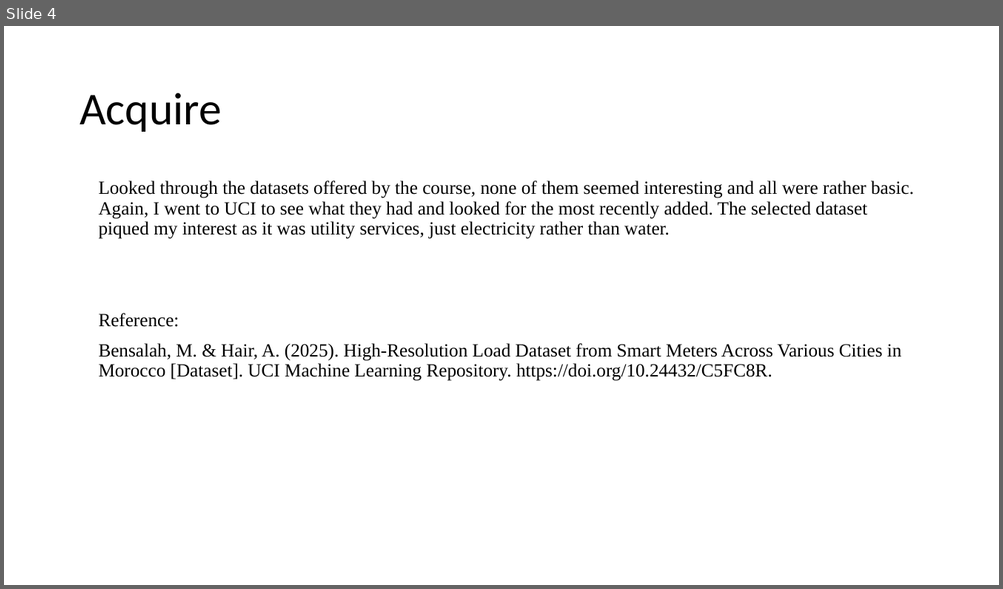
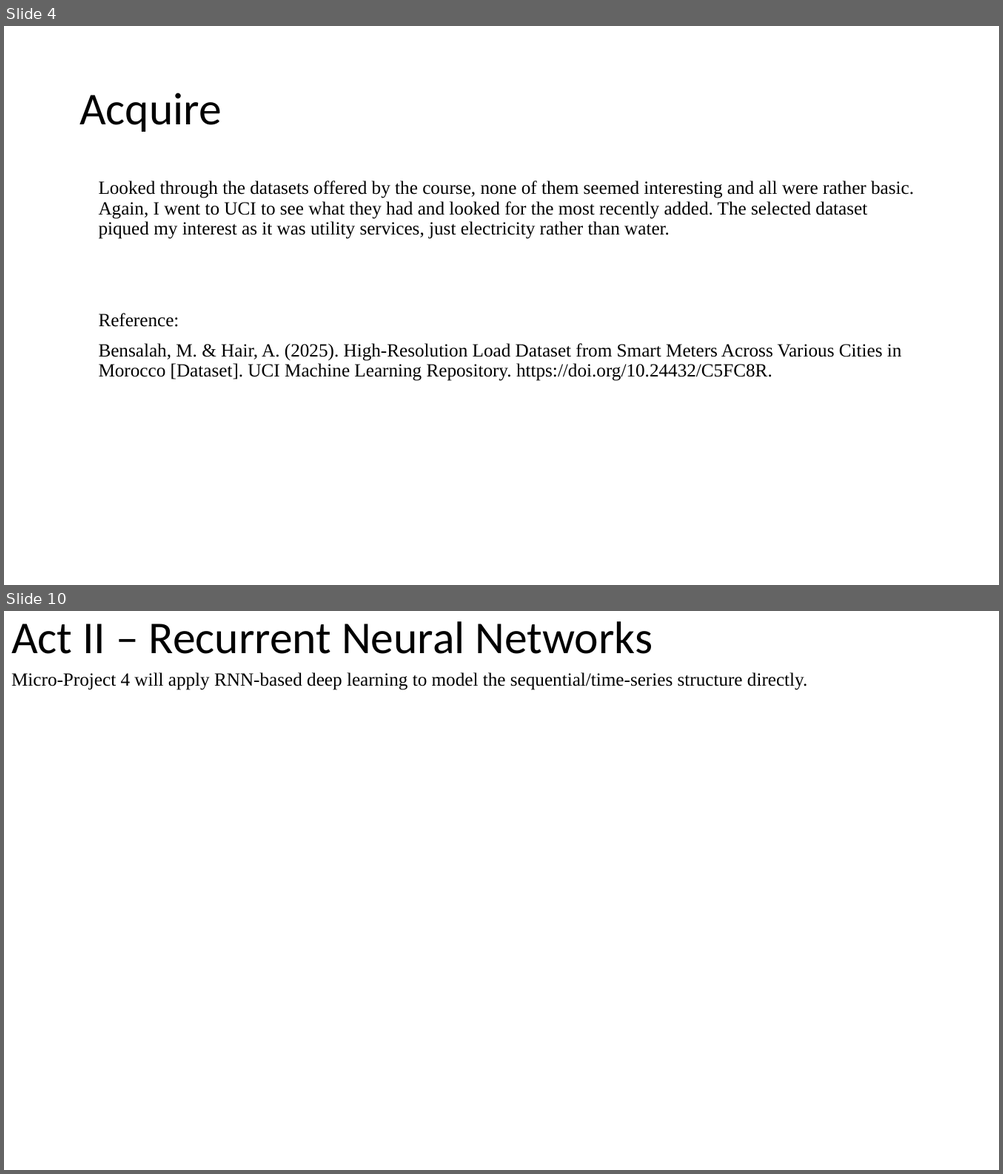
Before and after one commit to Foxman301/ANA500Project, a slide deck: ANA500_Micro-Project_JonathanEspedal.pptx. Shown one above the other, each under a label of ours: slide 4 before the commit, slides 4 and 10 after it; the slides between them are not shown. The pictures are 1003x589 and 1003x1174 pixels, drawn with LibreOffice and Linux fonts; fonts in the diff are those of the drawing. Boxes give left, top, right and bottom in pixels: in the first picture for what was removed or moved away, otherwise in the second. Text is boxed around its words. In the diff, an @@ line names an element or a change of style, - is before the commit and + after.

```diff
--- a/ANA500_Micro-Project_JonathanEspedal.pptx
+++ b/ANA500_Micro-Project_JonathanEspedal.pptx
@@ slide 10 added at (x1=4, y1=611, x2=999, y2=1170), background #FFFFFF @@
@@ title added at (x1=11, y1=621, x2=653, y2=654), 44 pt, text #000000 @@
+Act II – Recurrent Neural Networks
@@ text added at (x1=11, y1=672, x2=808, y2=690), 18 pt, text #000000 @@
+Micro-Project 4 will apply RNN-based deep learning to model the sequential/time-series structure directly.
```
Also in this commit, not shown: 3 slides changed, 2 other slides added, 1 slide removed, 1 other file.
